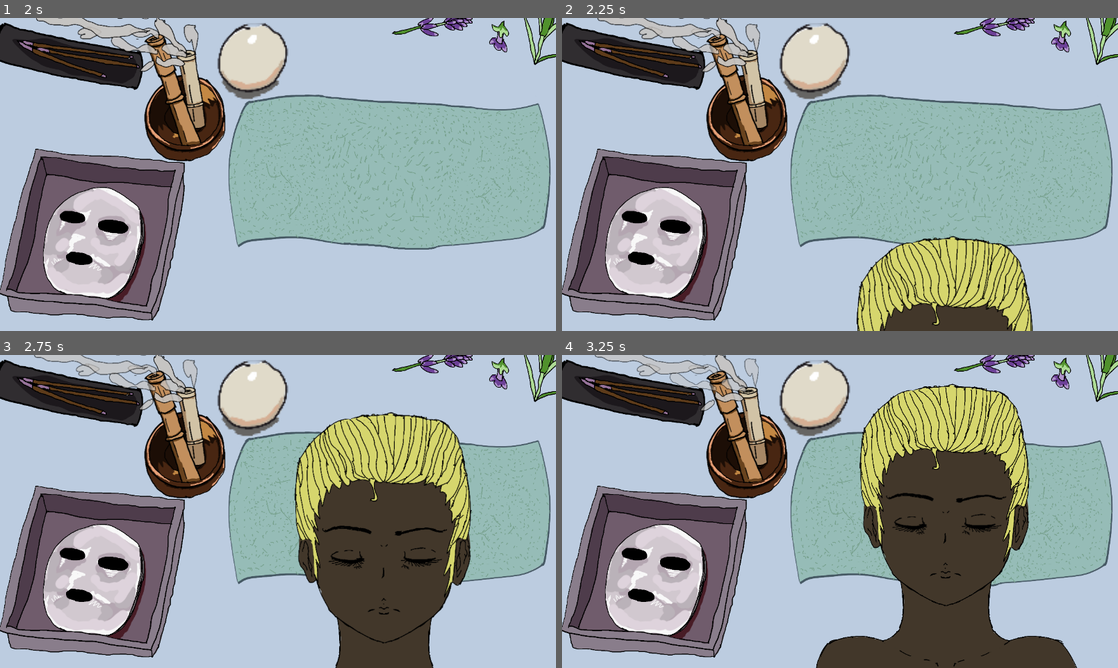
Above: before the commit, frames 1-4 (two rows, left to right).
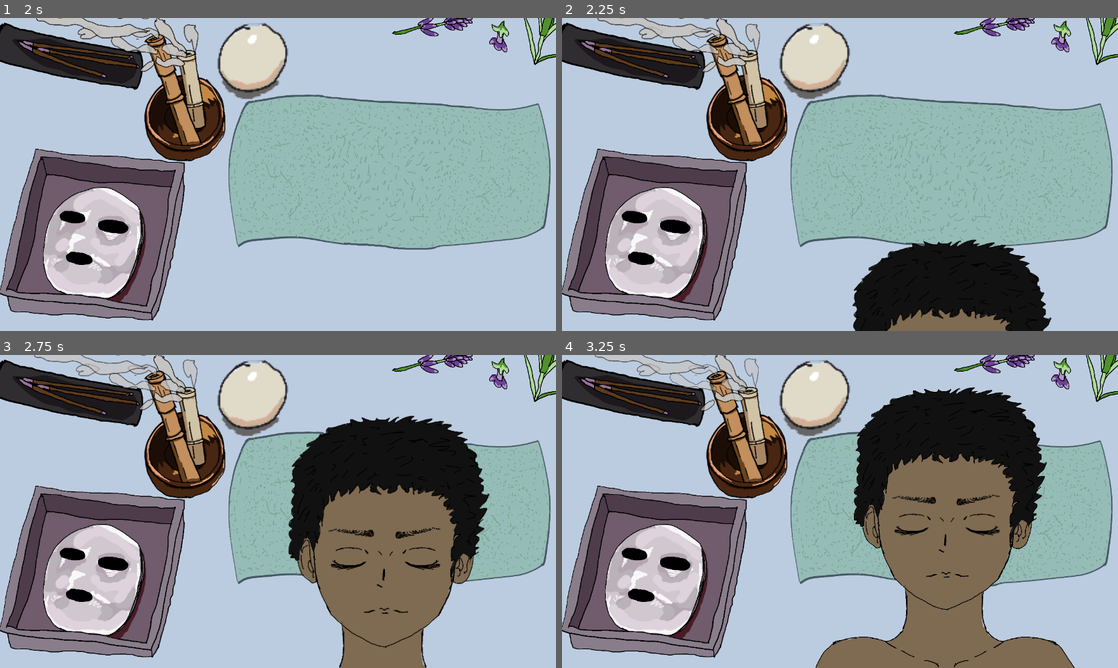
Above: after the commit, the same moments.

Repository: ericdsw/GameJam2026
Game: Godot game, scene res://Game.tscn
Same seed, same stepped clock (60 frames per second), same inputs: the game is played once before the commit and once after it.
Inputs (mouse positions are in pixels of both pictures, inside the frame that each line leads up to):
- Up to frame 1 (2 s): tap Enter at 0.5 s; drag from (439, 227) to (333, 105) at 0.52 s; drag from (166, 190) to (250, 237) at 1.27 s
- Up to frame 2 (2.25 s): move the mouse to (895, 105) at 2.02 s; click (895, 105) at 2.17 s
- Up to frame 3 (2.75 s): no input
- Up to frame 4 (3.25 s): drag from (812, 574) to (673, 464) at 2.77 s

Frame 1 is identical in both runs. In frame 2, 8.4% of the frame differs, in the area x 52-88%, y 69-100%; in frame 3, 21%; in frame 4, 24%, in the area x 45-93%, y 9-100%.

Commit message:
Face now correctly randomizes in subsequent attempts

Diff:
--- a/Objects/Face/Face.gd
+++ b/Objects/Face/Face.gd
@@ -39,6 +39,20 @@
 @export_tool_button("randomize", "Callable") var randomize_action = _randomize
 
 
+# ================================= Public ================================== #
+
+
+func apply_face_randomizer_result(result: FaceRandomizer.FaceRandomizerResult) -> void:
+	base_variant = result.face
+	eyes_variant = result.eyes
+	hair_variant = result.hair
+	skin_color = result.skin_color
+	hair_color = result.hair_color
+
+
+# ================================= Private ================================= #
+
+
 func _sync_face() -> void:
 
 	mask_sprite.visible = mask_visible
--- a/Screens/FaceScreen/FaceScreen.gd
+++ b/Screens/FaceScreen/FaceScreen.gd
@@ -13,24 +13,36 @@
 
 
 @export var mask_scene: PackedScene
+@export var max_face_amount := 10
+
+@export_group("Node References")
+@export var face: Face
 @export var mask_start_position: Marker2D
-
-@export var face: Face
 @export var face_in_position: Marker2D
 @export var face_out_position: Marker2D
 @export var mask_on_face_pos: Marker2D
+@export var face_randomizer: FaceRandomizer
 
 
 var _current_state := States.Idle
 var _current_mask: Mask
 var _face_slide_tween: Tween = null
+var _current_face_offset := 0
 var _current_health := 10
+
+
+var _faces_to_show : Array[FaceRandomizer.FaceRandomizerResult] = []
+var _target_face : FaceRandomizer.FaceRandomizerResult = null
 
 
 # ================================ Lifecycle ================================ #
 
 
 func _ready() -> void:
+
+	_faces_to_show = face_randomizer.generate_random_face_set(max_face_amount)
+	_target_face = _faces_to_show[randi_range(3, _faces_to_show.size() - 1)]
+
 	face.global_position = face_out_position.global_position
 	face.mask_visible = false
 	face.reset_physics_interpolation()
@@ -69,6 +81,7 @@
 
 func _slide_face_in() -> void:
 	face.scale = Vector2.ONE * 1.04
+	face.apply_face_randomizer_result(_faces_to_show[_current_face_offset])
 	if _face_slide_tween != null:
 		_face_slide_tween.kill()
 	_face_slide_tween = create_tween().set_trans(Tween.TRANS_SINE).set_ease(Tween.EASE_OUT)
@@ -123,4 +136,8 @@
 
 
 func _on_face_slide_out_tween_completed() -> void:
-	_slide_face_in()
+	_current_face_offset += 1
+	if _current_face_offset < _faces_to_show.size() - 1:
+		_slide_face_in()
+	else:
+		print("faces ran out")
--- a/Screens/FaceScreen/FaceScreen.tscn
+++ b/Screens/FaceScreen/FaceScreen.tscn
@@ -9,8 +9,9 @@
 [ext_resource type="PackedScene" uid="uid://cjt8pfkw7wppo" path="res://Objects/Props/WoodThing/WoodThing.tscn" id="7_eji6o"]
 [ext_resource type="PackedScene" uid="uid://del4lonx4vh2m" path="res://Objects/Props/CrystalBall/CrystalBall.tscn" id="8_dum88"]
 [ext_resource type="Texture2D" uid="uid://c87isx6ets1hd" path="res://Resources/Images/Elements/mask_basin.png" id="9_eji6o"]
+[ext_resource type="PackedScene" uid="uid://cg8adbrb1abfl" path="res://Utilities/FaceRandomizer/FaceRandomizer.tscn" id="10_dum88"]
 
-[node name="FaceScreen" type="Control" unique_id=32535975 node_paths=PackedStringArray("mask_start_position", "face", "face_in_position", "face_out_position", "mask_on_face_pos")]
+[node name="FaceScreen" type="Control" unique_id=32535975 node_paths=PackedStringArray("mask_start_position", "face", "face_in_position", "face_out_position", "mask_on_face_pos", "face_randomizer")]
 layout_mode = 3
 anchors_preset = 15
 anchor_right = 1.0
@@ -24,6 +25,7 @@
 face_in_position = NodePath("FaceInPosition")
 face_out_position = NodePath("FaceOutPosition")
 mask_on_face_pos = NodePath("MaskOnFacePos")
+face_randomizer = NodePath("FaceRandomizer")
 metadata/_edit_lock_ = true
 
 [node name="Background" type="ColorRect" parent="." unique_id=1316918570]
@@ -74,3 +76,5 @@
 [node name="Sprite2D" type="Sprite2D" parent="." unique_id=1906852054]
 position = Vector2(208, 496)
 texture = ExtResource("9_eji6o")
+
+[node name="FaceRandomizer" parent="." unique_id=235716661 instance=ExtResource("10_dum88")]
--- /dev/null
+++ b/Utilities/FaceRandomizer/FaceRandomizer.gd
@@ -0,0 +1,31 @@
+class_name FaceRandomizer
+extends Node
+
+
+func generate_random_face() -> FaceRandomizerResult:
+	return FaceRandomizerResult.new({
+		"face": randi_range(1, 3),
+		"eyes": randi_range(1, 3),
+		"hair": randi_range(1, 3),
+		"skin_color": randi_range(1, 5),
+		"hair_color": randi_range(1, 6)
+	})
+
+
+func generate_random_face_set(amount: int) -> Array[FaceRandomizerResult]:
+	var _result : Array[FaceRandomizerResult] = []
+	for i in range(amount):
+		_result.append(generate_random_face())
+	return _result
+
+
+class FaceRandomizerResult extends RefCounted:
+	var face := 1
+	var eyes := 1
+	var hair := 1
+	var skin_color := 1
+	var hair_color := 1
+	func _init(props := {}) -> void:
+		for prop_name in props.keys():
+			if prop_name in self:
+				set(prop_name, props[prop_name])
--- /dev/null
+++ b/Utilities/FaceRandomizer/FaceRandomizer.tscn
@@ -0,0 +1,6 @@
+[gd_scene format=3 uid="uid://cg8adbrb1abfl"]
+
+[ext_resource type="Script" uid="uid://dp0nwd1gmsj2v" path="res://Utilities/FaceRandomizer/FaceRandomizer.gd" id="1_mk65s"]
+
+[node name="FaceRandomizer" type="Node" unique_id=235716661]
+script = ExtResource("1_mk65s")
Not shown, added: Utilities/FaceRandomizer/FaceRandomizer.gd.uid
Not shown, added: export_presets.cfg
